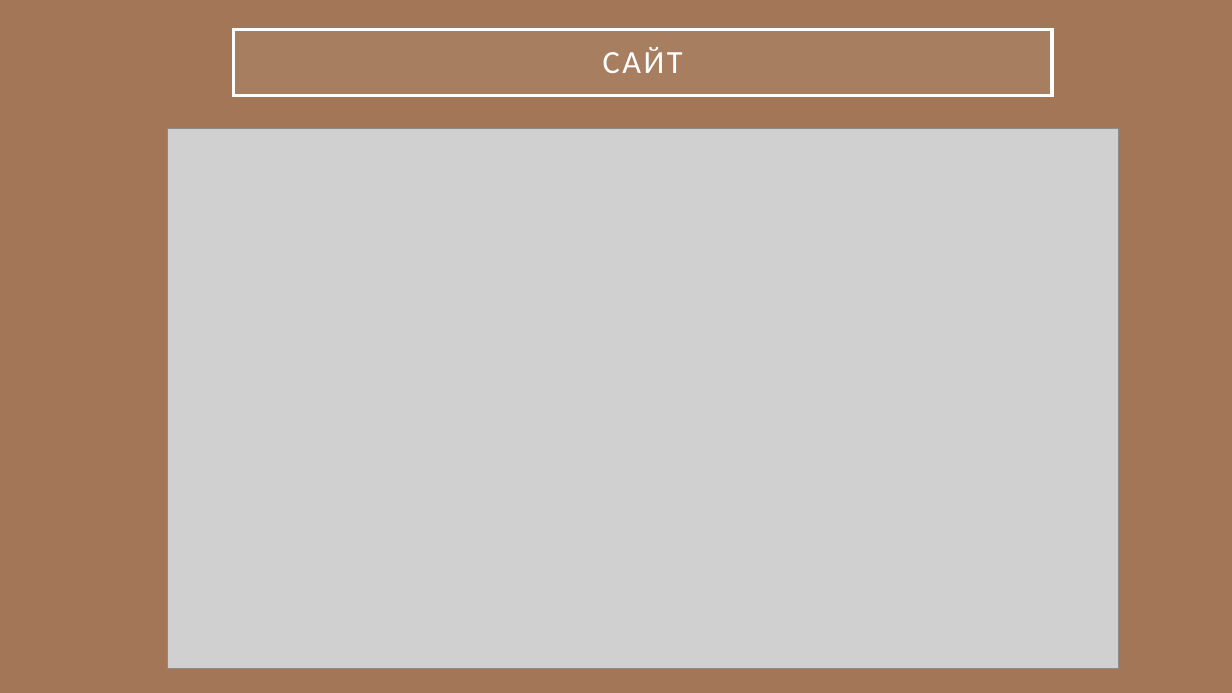
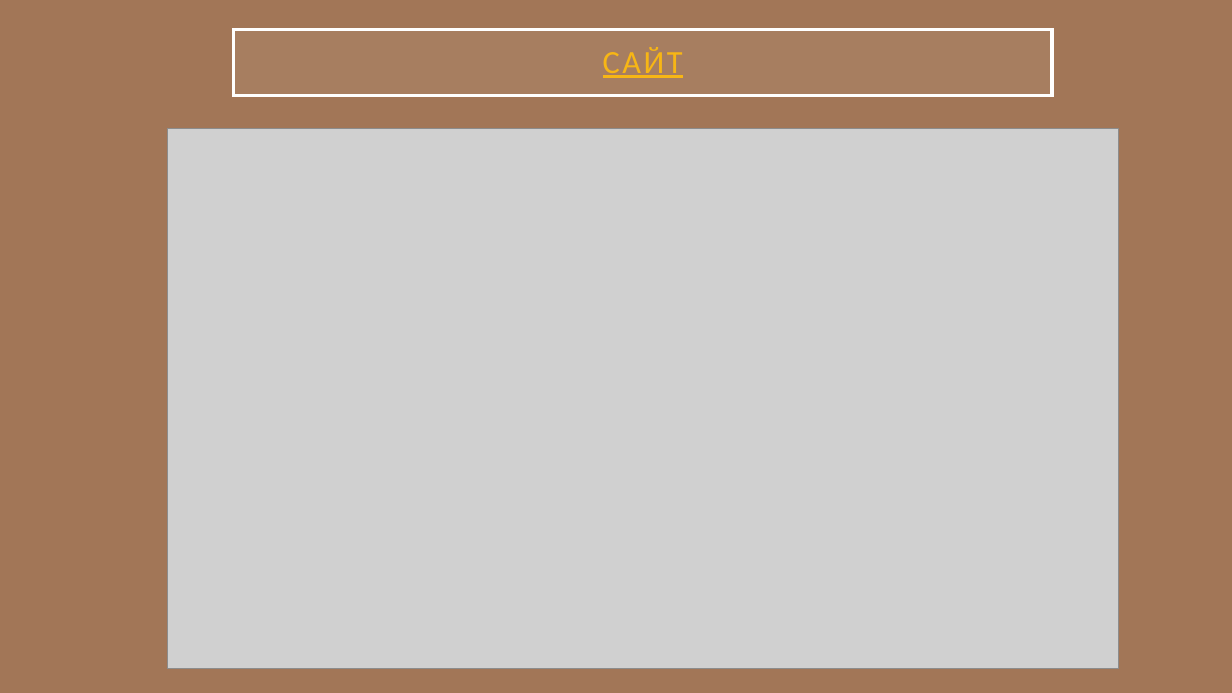
Before and after one commit to alinamagasumova/coffee-shop, a slide deck: slide 4 of Презентация1.pptx. Drawn at 1232x693 pixels with LibreOffice and Linux fonts; fonts in the diff are those of the drawing; grey boxes stand for pictures. Boxes give left, top, right and bottom in pixels: in the first picture for what was removed or moved away, otherwise in the second. Text is boxed around its words. In the diff, an @@ line names an element or a change of style, - is before the commit and + after.

```diff
--- a/Презентация1.pptx
+++ b/Презентация1.pptx
@@ title "САЙТ" at (234, 30, 1053, 96): text colour #FFFFFF to #F7B615, underline on @@
```
Also in this commit, not shown: 6 other files.
